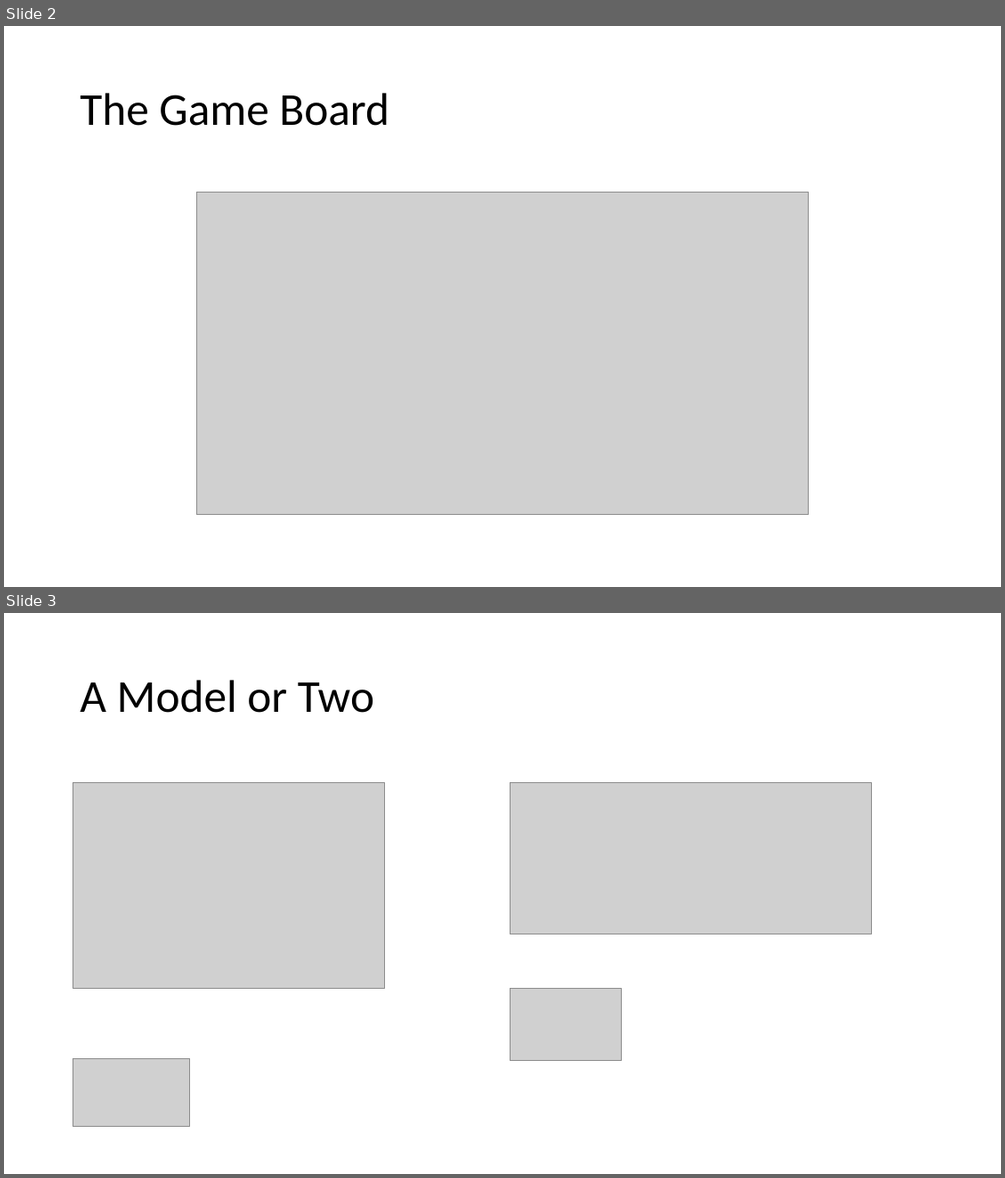
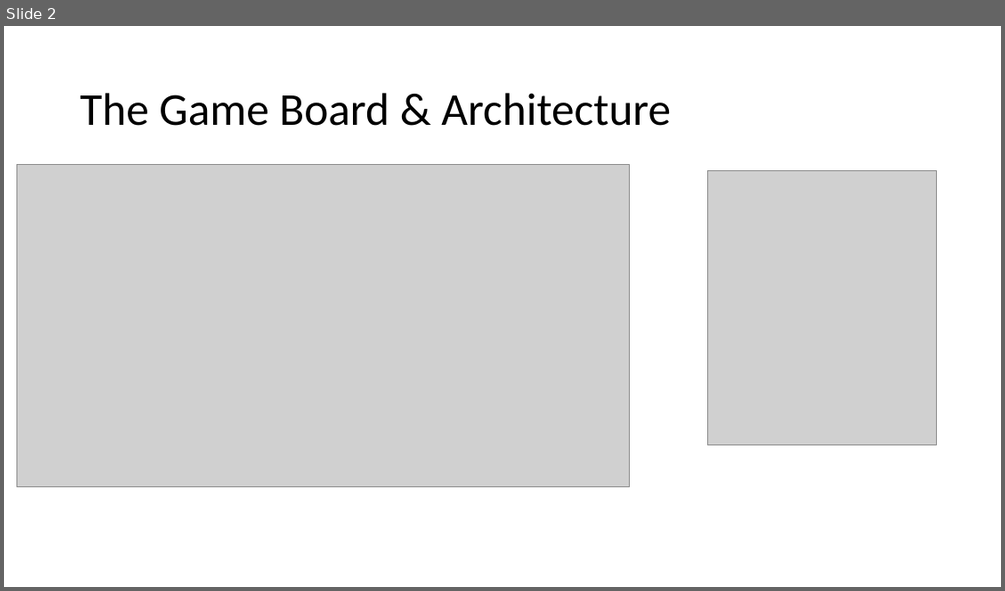
Before and after one commit to farrert/OOpCapstone, a slide deck: OOP Capstone/TicTacToe.pptx. Shown one above the other, each under a label of ours: slides 2 and 3 before the commit, slide 2 after it. The pictures are 1005x1178 and 1005x591 pixels, drawn with LibreOffice and Linux fonts; fonts in the diff are those of the drawing; grey boxes stand for pictures. Boxes give left, top, right and bottom in pixels: in the first picture for what was removed or moved away, otherwise in the second. Text is boxed around its words. In the diff, an @@ line names an element or a change of style, - is before the commit and + after.

```diff
--- a/OOP Capstone/TicTacToe.pptx
+++ b/OOP Capstone/TicTacToe.pptx
@@ slide 3 removed at [4, 613, 1001, 1174], background #FFFFFF @@
@@ title removed at [80, 680, 374, 713] @@
-A Model or Two
@@ picture removed at [73, 783, 385, 988] @@
@@ picture removed at [510, 783, 872, 933] @@
@@ picture removed at [510, 988, 622, 1060] @@
@@ picture removed at [73, 1058, 190, 1126] @@
@@ slide 2 changed as well @@
@@ title at [80, 93, 671, 126]: text changed @@
-The Game Board
+The Game Board & Architecture
@@ picture: place and size @@
-picture at [196, 192, 809, 515]
+picture at [16, 164, 629, 487]
@@ picture added at [708, 170, 937, 444] @@
```
Also in this commit, not shown: 1 other slide changed, 5 slides added, 4 other slides removed, 11 other files.
